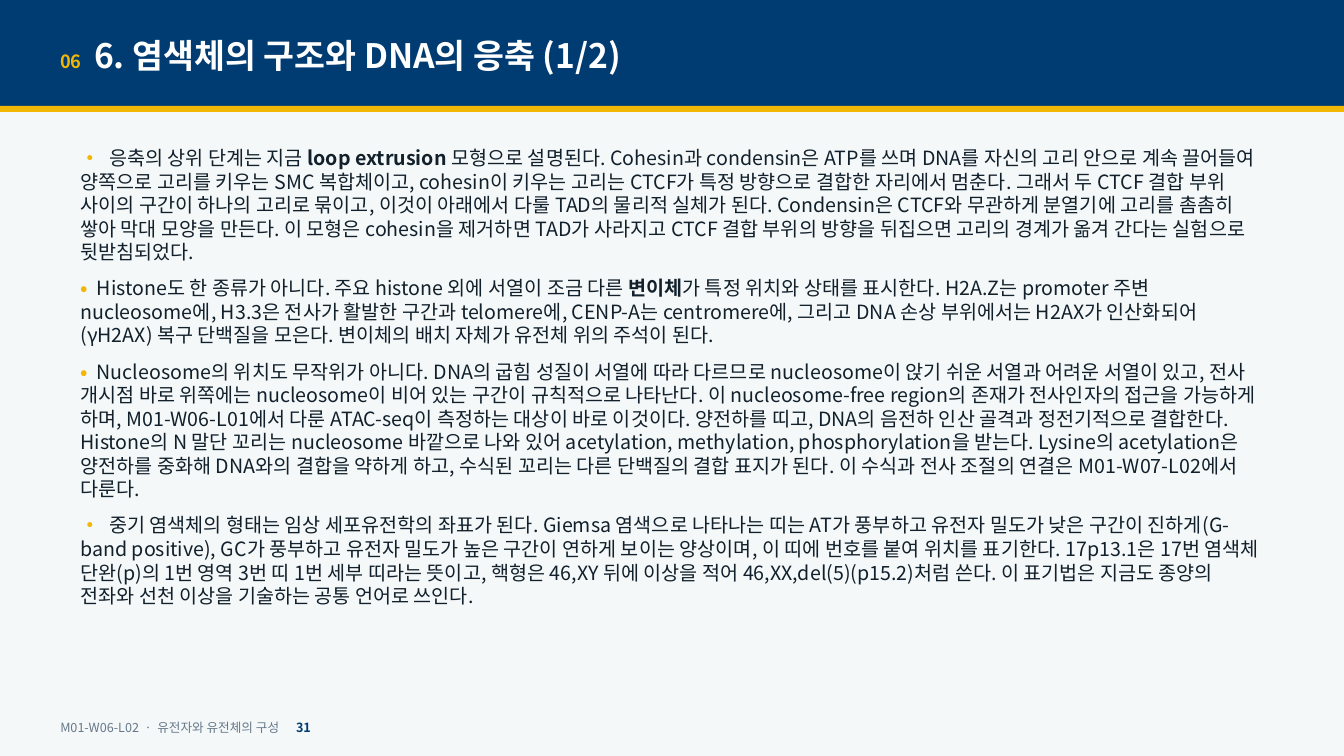
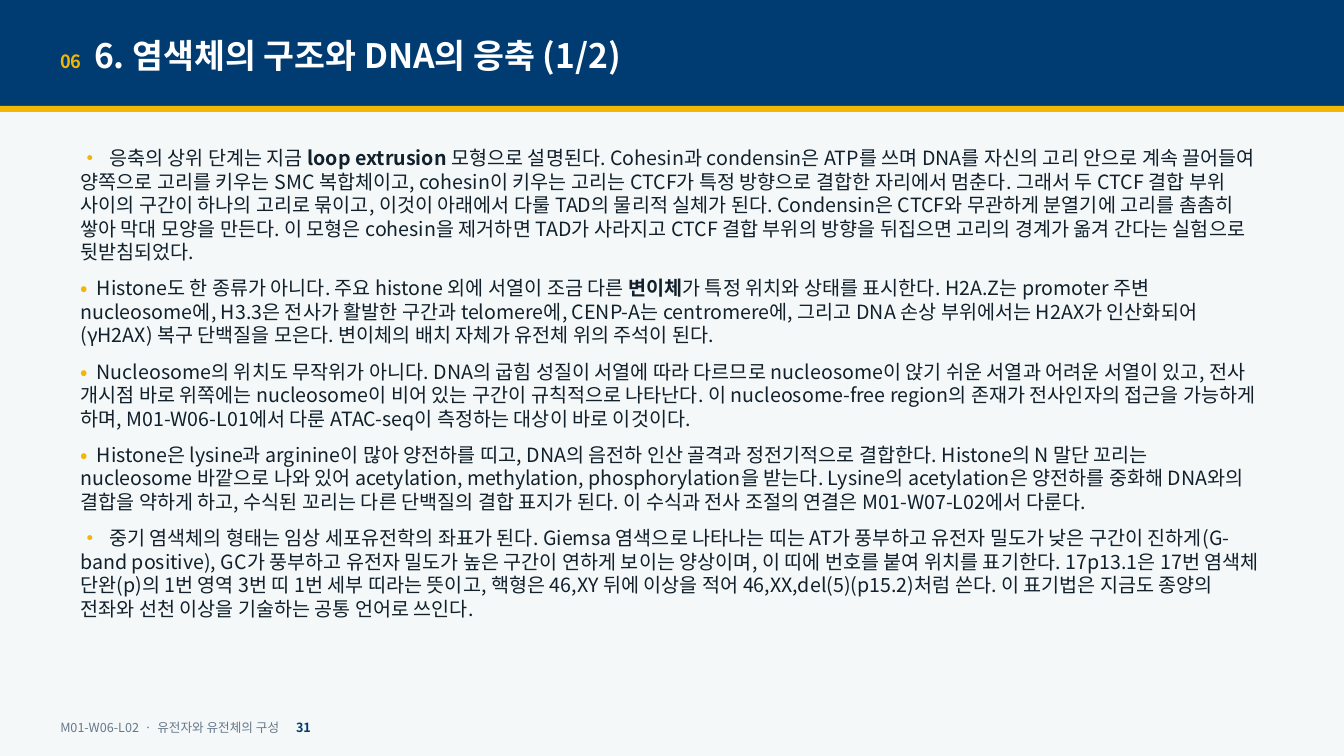
Before and after one commit to hoperiasd2/hoperiasd2.github.io, a slide deck: slide 31 of curriculum/M01/W06/L02/slides.pptx. Drawn at 1344x756 pixels with LibreOffice and Linux fonts; fonts in the diff are those of the drawing. Boxes give left, top, right and bottom in pixels: in the first picture for what was removed or moved away, otherwise in the second. Text is boxed around its words. In the diff, an @@ line names an element or a change of style, - is before the commit and + after.

```diff
--- a/curriculum/M01/W06/L02/slides.pptx
+++ b/curriculum/M01/W06/L02/slides.pptx
@@ text at [80, 362, 1255, 513]: text changed @@
-• Nucleosome의 위치도 무작위가 아니다. DNA의 굽힘 성질이 서열에 따라 다르므로 nucleosome이 앉기 쉬운 서열과 어려운 서열이 있고, 전사 개시점 바로 위쪽에는 nucleosome이 비어 있는 구간이 규칙적으로 나타난다. 이 nucleosome-free region의 존재가 전사인자의 접근을 가능하게 하며, M01-W06-L01에서 다룬 ATAC-seq이 측정하는 대상이 바로 이것이다. 양전하를 띠고, DNA의 음전하 인산 골격과 정전기적으로 결합한다. Histone의 N 말단 꼬리는 nucleosome 바깥으로 나와 있어 acetylation, methylation, phosphorylation을 받는다. Lysine의 acetylation은 양전하를 중화해 DNA와의 결합을 약하게 하고, 수식된 꼬리는 다른 단백질의 결합 표지가 된다. 이 수식과 전사 조절의 연결은 M01-W07-L02에서 다룬다.
+• Nucleosome의 위치도 무작위가 아니다. DNA의 굽힘 성질이 서열에 따라 다르므로 nucleosome이 앉기 쉬운 서열과 어려운 서열이 있고, 전사 개시점 바로 위쪽에는 nucleosome이 비어 있는 구간이 규칙적으로 나타난다. 이 nucleosome-free region의 존재가 전사인자의 접근을 가능하게 하며, M01-W06-L01에서 다룬 ATAC-seq이 측정하는 대상이 바로 이것이다.
+• Histone은 lysine과 arginine이 많아 양전하를 띠고, DNA의 음전하 인산 골격과 정전기적으로 결합한다. Histone의 N 말단 꼬리는 nucleosome 바깥으로 나와 있어 acetylation, methylation, phosphorylation을 받는다. Lysine의 acetylation은 양전하를 중화해 DNA와의 결합을 약하게 하고, 수식된 꼬리는 다른 단백질의 결합 표지가 된다. 이 수식과 전사 조절의 연결은 M01-W07-L02에서 다룬다.
```
Also in this commit, not shown: 2 other files.
